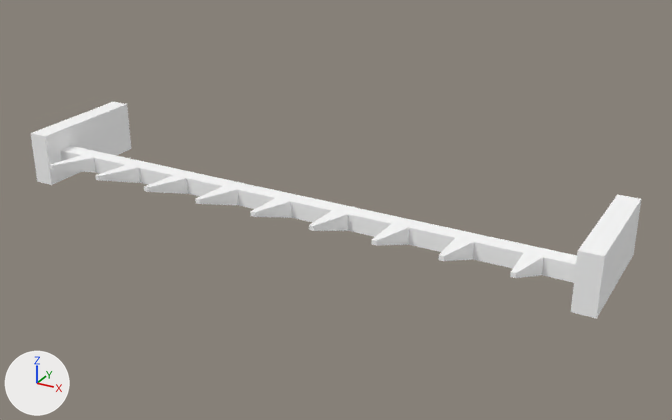
The glTF model assets/synty/simple_fantasy_interiors/models/SM_Prop_Hook_Rack_01.glb, before and after one commit.
Before and after are seen from a 50 mm lens placed at (0.0566, -0.0612, 0.029), pointed at (0.0259, -0.0054, 0.0011). The axes (+X, +Y, +Z) are drawn at lower left. The lights are the same throughout.

The first picture shows 'SM_Prop_Hook_Rack_01'.
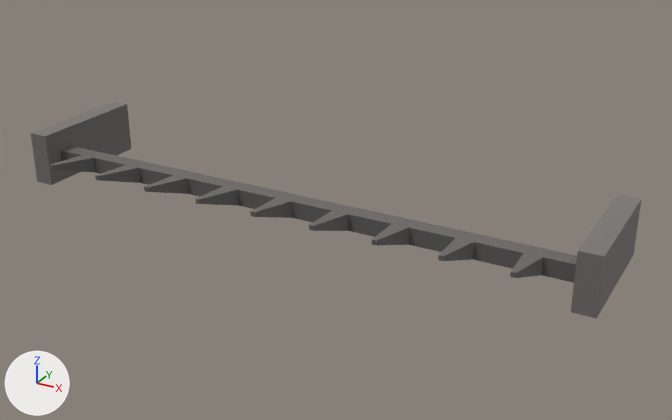
What changed in the scene script:
```text
Add img_simplefantasyinteriorstexture:
    img_simplefantasyinteriorstexture = load_image('SimpleFantasyInteriorsTexture', '_unpacked/SimpleFantasyInteriorsTexture', 1024, 1024, 'sRGB')
Change mat_lambert1:
    remove mat_lambert1.base_color = (1.0, 1.0, 1.0)  # white #ffffff
    add mat_lambert1.texture = img_simplefantasyinteriorstexture
```

Location of each change, [x1, y1, x2, y2] in pixels of the pictures (672 x 420 px):
'SM_Prop_Hook_Rack_01', surface changed (white to grey): [31, 102, 641, 319] in both
